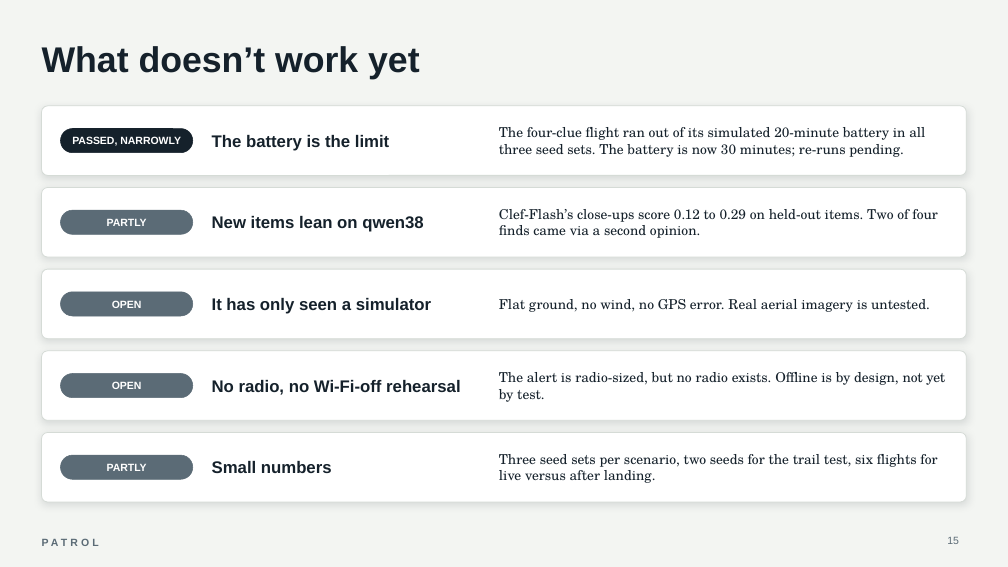
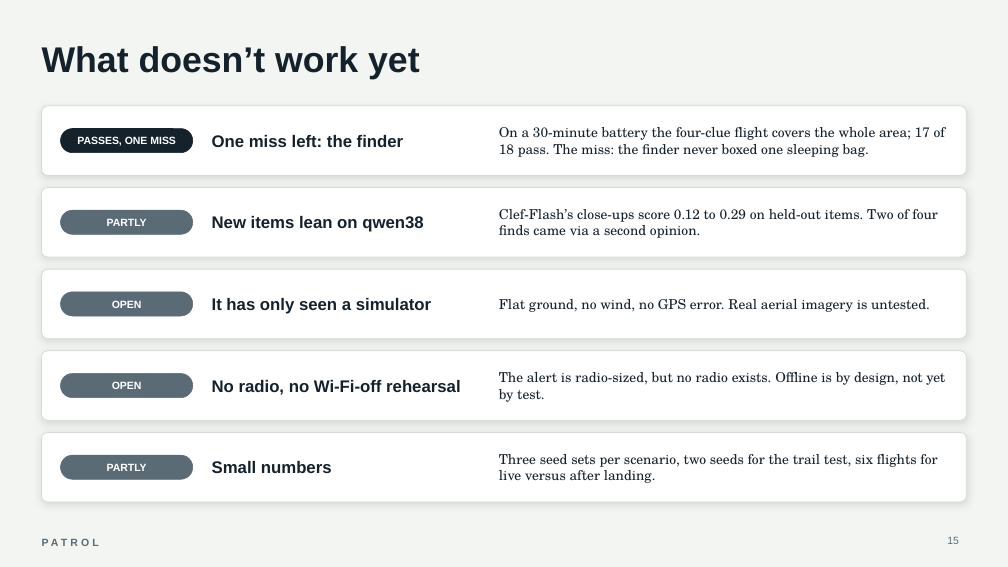
Before and after one commit to mthomas100/patrol, a slide deck: slide 15 of explainer/deck/patrol-deck.pptx. Drawn at 1008x567 pixels with LibreOffice and Linux fonts; fonts in the diff are those of the drawing. Boxes give left, top, right and bottom in pixels: in the first picture for what was removed or moved away, otherwise in the second. Text is boxed around its words. In the diff, an @@ line names an element or a change of style, - is before the commit and + after.

```diff
--- a/explainer/deck/patrol-deck.pptx
+++ b/explainer/deck/patrol-deck.pptx
@@ text at <box>77,136,176,147</box>: text changed @@
-PASSED, NARROWLY
+PASSES, ONE MISS
@@ text at <box>212,135,404,147</box>: text changed @@
-The battery is the limit
+One miss left: the finder
@@ text at <box>499,127,945,157</box>: text changed @@
-The four-clue flight ran out of its simulated 20-minute battery in all three seed sets. The battery is now 30 minutes; re-runs pending.
+On a 30-minute battery the four-clue flight covers the whole area; 17 of 18 pass. The miss: the finder never boxed one sleeping bag.
```
Also in this commit, not shown: 1 other slide changed, 2 other files.
